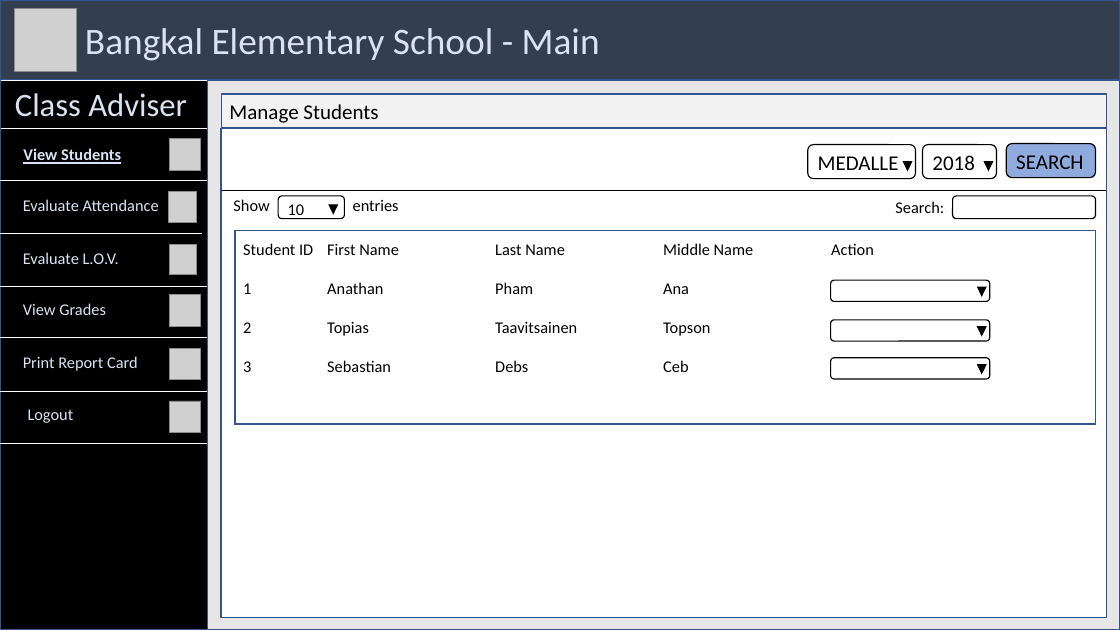
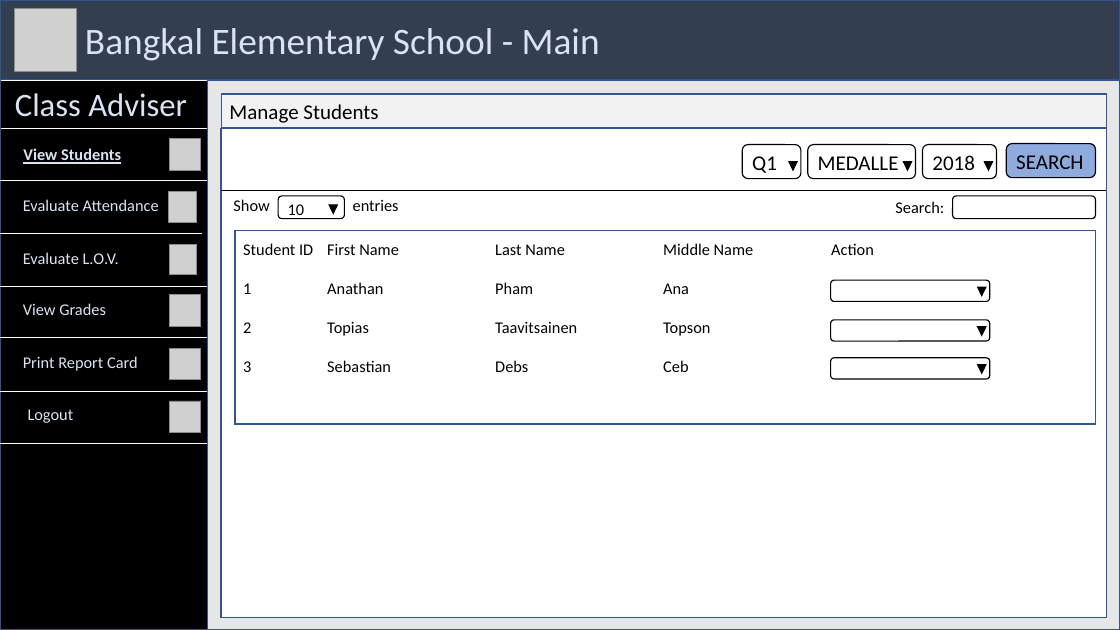
Before and after one commit to seans888/Grade-Archive, a slide deck: slide 7 of Documentation/WIREFRAMES/WIREFRAME FILE.pptx. Drawn at 1120x630 pixels with LibreOffice and Linux fonts; fonts in the diff are those of the drawing; grey boxes stand for pictures. Boxes give left, top, right and bottom in pixels: in the first picture for what was removed or moved away, otherwise in the second. Text is boxed around its words. In the diff, an @@ line names an element or a change of style, - is before the commit and + after.

```diff
--- a/Documentation/WIREFRAMES/WIREFRAME FILE.pptx
+++ b/Documentation/WIREFRAMES/WIREFRAME FILE.pptx
@@ rounded rectangle added at box(743, 145, 802, 179), fill #FFFFFF, outline #000000 1 pt, 18 pt, text #000000 @@
+Q1
@@ triangle added at box(789, 161, 797, 170), fill #000000, outline #000000 1 pt @@
```
Also in this commit, not shown: 1 slide added.
